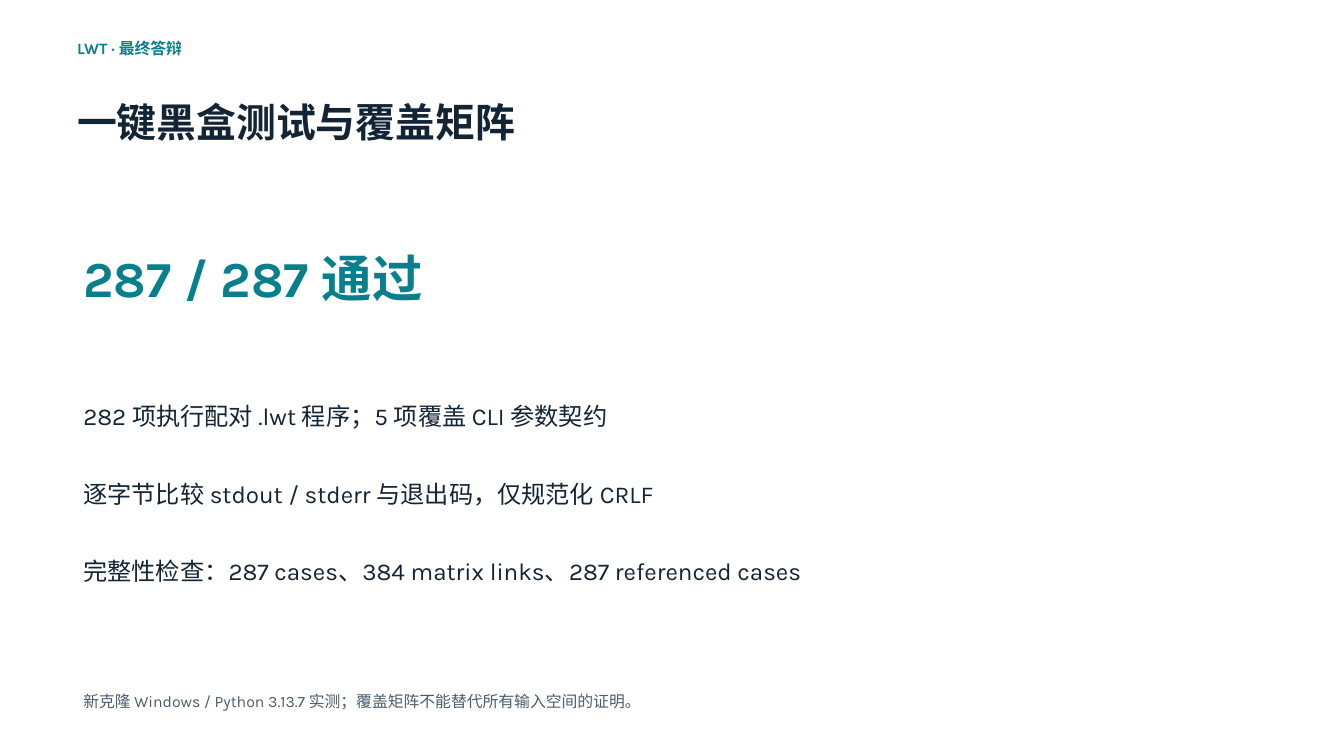
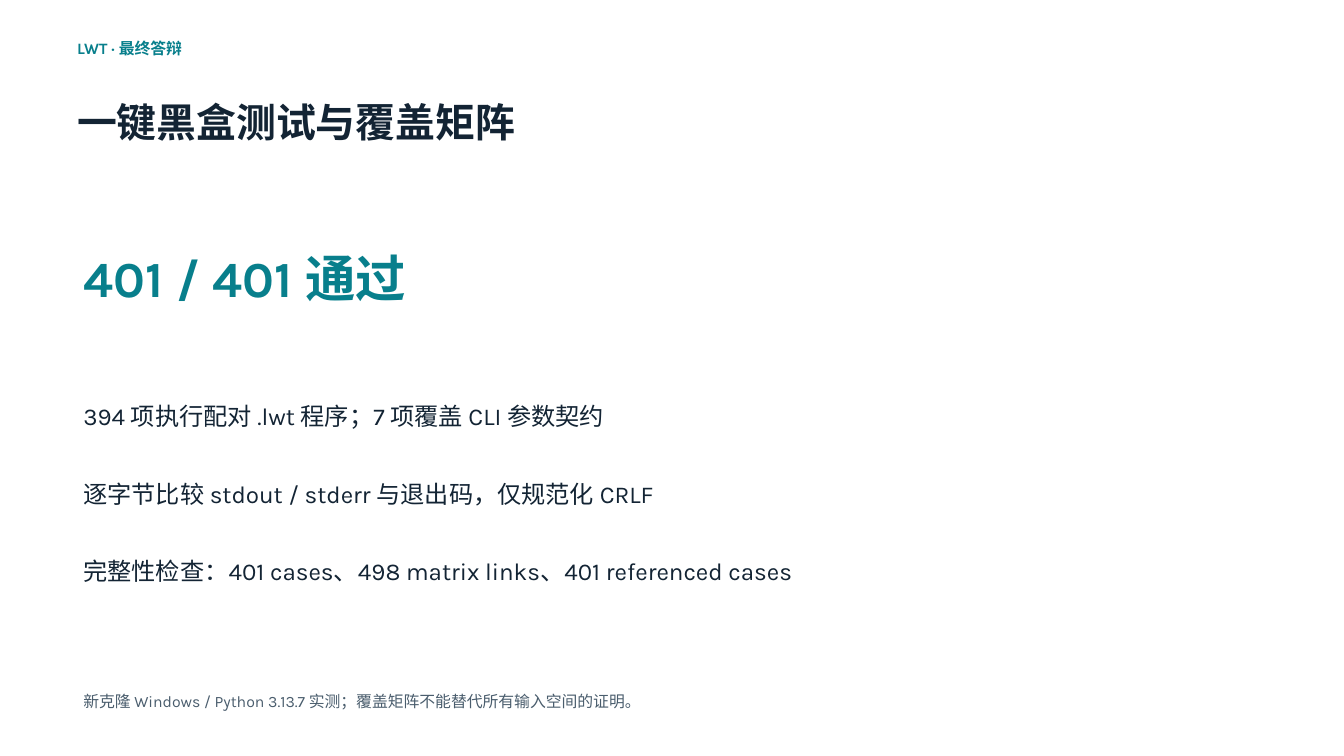
Before and after one commit to 05T1925/Interpreted-general-purpose-scripting-language-LWT, a slide deck: slide 6 of slides/LWT介绍.pptx. Drawn at 1344x756 pixels with LibreOffice and Linux fonts; fonts in the diff are those of the drawing. Boxes give left, top, right and bottom in pixels: in the first picture for what was removed or moved away, otherwise in the second. Text is boxed around its words. In the diff, an @@ line names an element or a change of style, - is before the commit and + after.

```diff
--- a/slides/LWT介绍.pptx
+++ b/slides/LWT介绍.pptx
@@ text at [83,254,406,301]: text changed @@
-287 / 287 通过
+401 / 401 通过
@@ text at [83,404,604,429]: text changed @@
-282 项执行配对 .lwt 程序；5 项覆盖 CLI 参数契约
+394 项执行配对 .lwt 程序；7 项覆盖 CLI 参数契约
@@ text at [83,559,792,582]: text changed @@
-完整性检查：287 cases、384 matrix links、287 referenced cases
+完整性检查：401 cases、498 matrix links、401 referenced cases
```
Also in this commit, not shown: 3 other slides changed, 21 other files.
